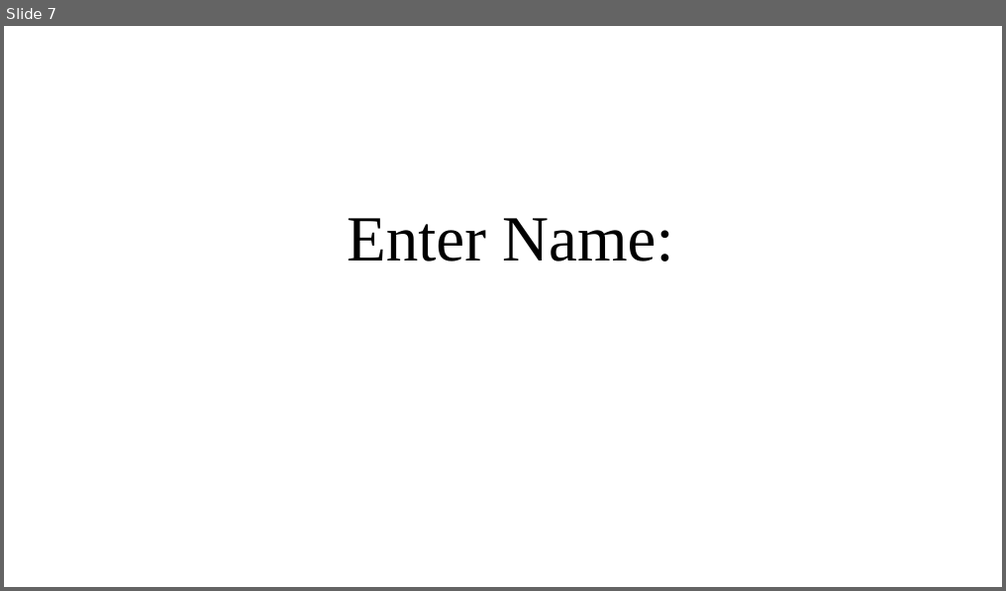
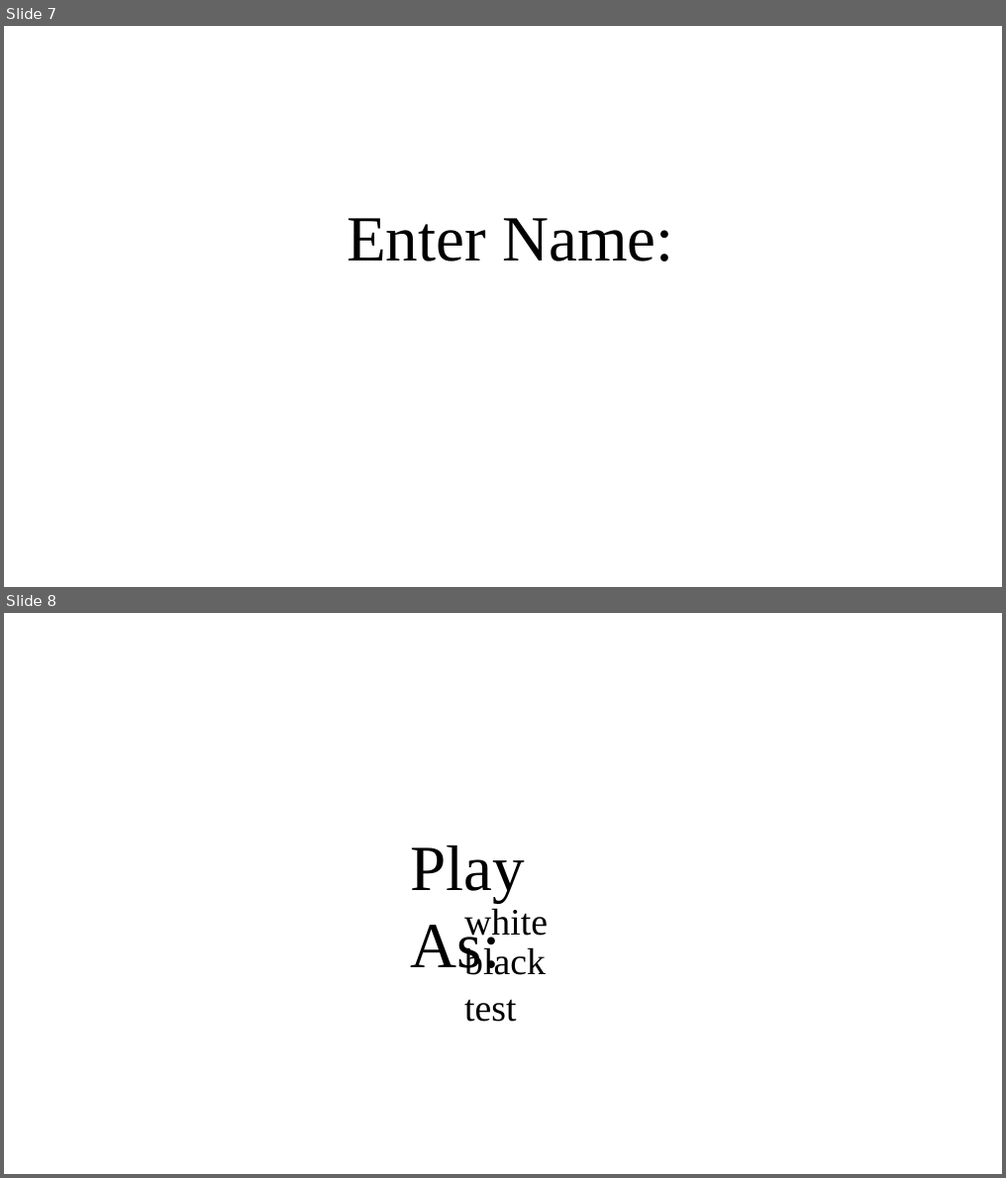
Before and after one commit to symLogicDMUS/ChessKingsCouncil, a slide deck: react_frontend/public/Images/Draft Images/page ideas.pptx. Shown one above the other, each under a label of ours: slide 7 before the commit, slides 7 and 8 after it. The pictures are 1006x591 and 1006x1178 pixels, drawn with LibreOffice and Linux fonts; fonts in the diff are those of the drawing; background and template pictures are left out. Boxes give left, top, right and bottom in pixels: in the first picture for what was removed or moved away, otherwise in the second. Text is boxed around its words. In the diff, an @@ line names an element or a change of style, - is before the commit and + after.

Commit message:
Successfully implemented page for picking what color to play as

```diff
--- a/react_frontend/public/Images/Draft Images/page ideas.pptx
+++ b/react_frontend/public/Images/Draft Images/page ideas.pptx
@@ slide 8 added at (x1=4, y1=613, x2=1002, y2=1174), background picture (left out) @@
@@ text added at (x1=411, y1=846, x2=526, y2=975), 62 pt, text #000000 @@
+Play As:
@@ text added at (x1=464, y1=908, x2=548, y2=943), 36 pt, text #000000 @@
+white
@@ text added at (x1=464, y1=947, x2=546, y2=975), 36 pt, text #000000 @@
+black
@@ text added at (x1=464, y1=999, x2=516, y2=1022), 36 pt, text #000000 @@
+test
```
Also in this commit, not shown: 18 other files.
